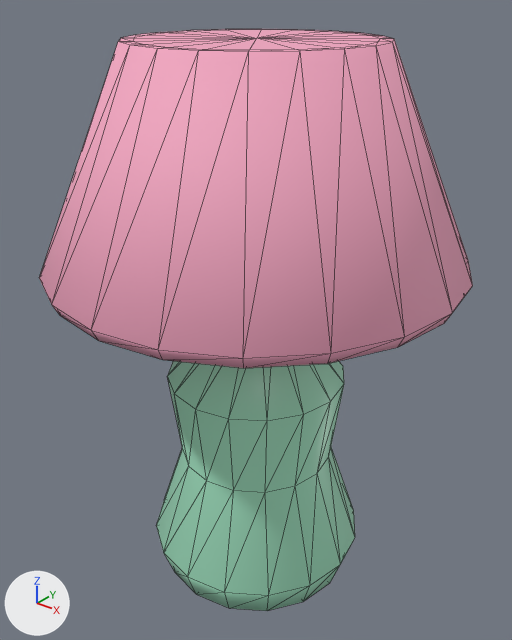
The glTF model assets/custom/models/table-lamp.glb: old version first, new version second.
The view is the same before and after, from a 50 mm camera at (0.348, -0.435, 0.521) aimed at (-0.003, 0.003, 0.249). Arrows for +X, +Y and +Z are at lower left; the lights stay in place. The first picture is the older version. Mesh edges are drawn as thin lines. Vertices at exactly the same position are counted once.

Names of what the first picture shows: 'table-lamp'.
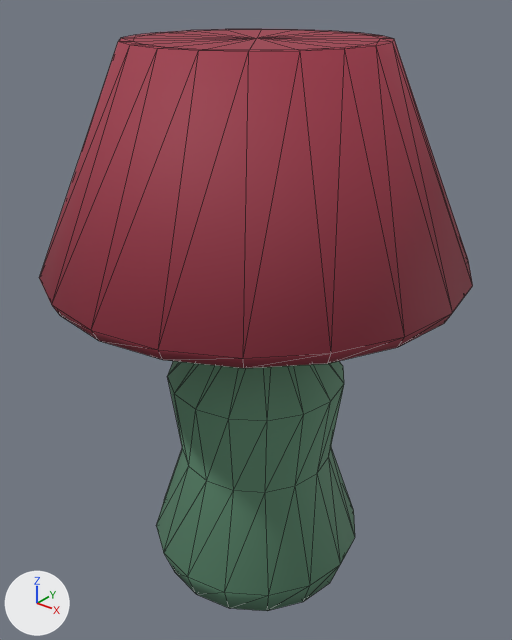
Patch to the scene script:
```diff
--- a/assets/custom/models/table-lamp.glb.py
+++ b/assets/custom/models/table-lamp.glb.py
@@ mat_paint @@
+mat_paint = bpy.data.materials.new('paint')
+mat_paint.use_nodes = True; mat_paint.node_tree.nodes.clear()
+_N = mat_paint.node_tree.nodes; _L = mat_paint.node_tree.links
+n0 = _N.new('ShaderNodeBsdfPrincipled'); n0.name = 'Principled BSDF'
+n0.inputs[2].default_value = 0.72  # 'Roughness'
+n1 = _N.new('ShaderNodeOutputMaterial'); n1.name = 'Material Output'
+n2 = _N.new('ShaderNodeVertexColor'); n2.name = 'Color Attribute'
+_L.new(n0.outputs[0], n1.inputs[0])  # 'BSDF' to 'Surface'
+_L.new(n2.outputs[0], n0.inputs[0])  # 'Color' to 'Base Color'
@@ me_table_lamp @@
 me_table_lamp.from_pydata(...)  # 179 vertices, 346 faces; spans x -0.175..0.175, y -0.175..0.175, z 0.0..0.48
 # used by ob_table_lamp; location = (0.0, 0.0, 0.0)
+# me_table_lamp part 1: 160 faces spanning x -0.1..0.1, y -0.1..0.1, z 0.0..0.26 switch from mat_tlamp_base (green #a6e8c6) to mat_paint
+# me_table_lamp part 2: 158 faces spanning x -0.175..0.175, y -0.175..0.175, z 0.3..0.48 switch from mat_tlamp_shade (pink #f5a7c2) to mat_paint
 me_table_lamp.materials.append(mat_f_brass)
```

Boxes (x1, y1, x2, y2) around the edits, measured in the pictures (512 x 640 px):
part 1 of me_table_lamp, recoloured (darker): (156, 361, 355, 611) in both
part 2 of me_table_lamp, recoloured (darker): (39, 29, 473, 368) in both
